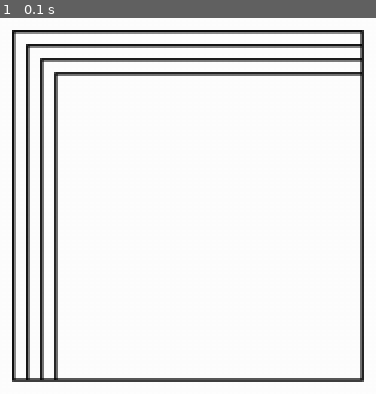
Above: before the commit, frame 1.
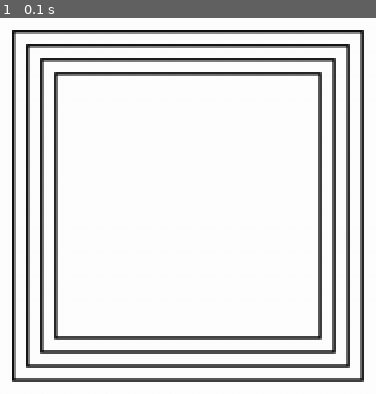
Above: after the commit, the same moment.

Repository: screenslaver4443/Pygame-school-tutorial-1
Game: pygame game, started from main.py
Same seed, same stepped clock (60 frames per second), same inputs: the game is played once before the commit and once after it.
Inputs:
- Up to frame 1 (0.1 s): no input

The runs differ from the first frame. In frame 1, 5.3% of the frame differs, in the area x 6-97%, y 6-97%.

Commit message:
Added shrinking rectangle

Diff:
--- a/main.py
+++ b/main.py
@@ -56,7 +56,7 @@
     #     pygame.draw.line(screen, RED, [(i*10+5), 95], (i*10+5, 105))
 
     for i in range(0,4):
-        pygame.draw.rect(screen, BLACK, [20+(i*10), 20+(i*10), (250-(i*10)), (250-(i*10))], 2)
+        pygame.draw.rect(screen, BLACK, [20+(i*10), 20+(i*10), (250-(i*20)), (250-(i*20))], 2)
     pygame.display.flip()  # Update the screen with changes
 
     clock.tick(60)  # Limit to 60 frames per second
